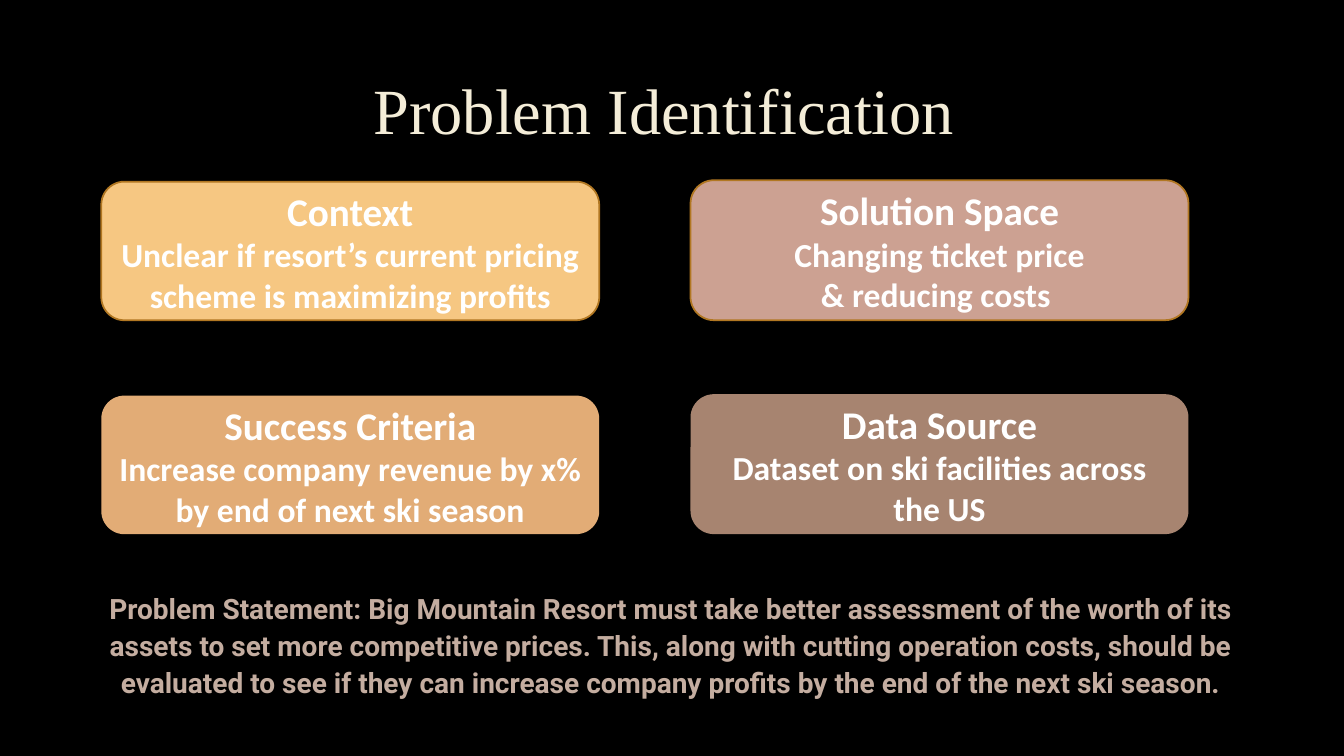
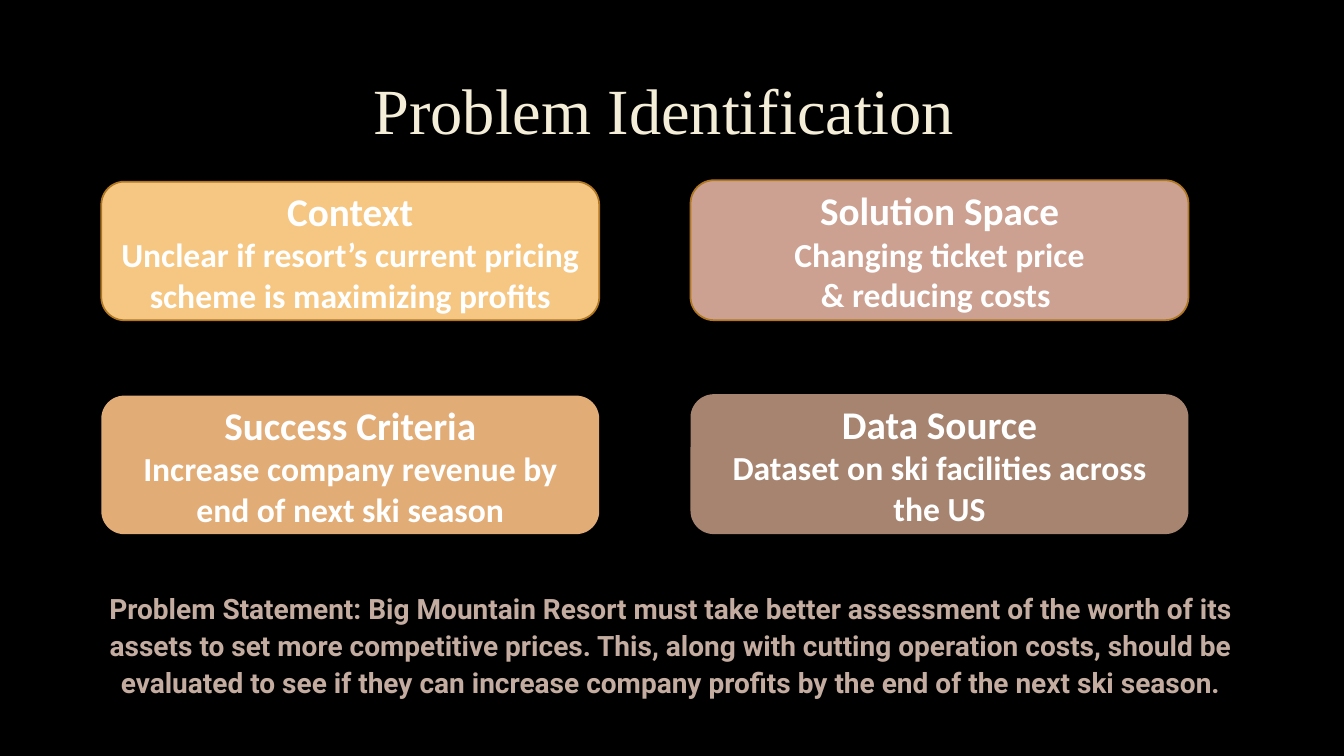
Before and after one commit to Aisling-C/DataScienceGuidedCapstone, a slide deck: slide 2 of Reports/Guided Capstone Presentation.pptx. Drawn at 1344x756 pixels with LibreOffice and Linux fonts; fonts in the diff are those of the drawing; background and template pictures are left out. Boxes give left, top, right and bottom in pixels: in the first picture for what was removed or moved away, otherwise in the second. Text is boxed around its words. In the diff, an @@ line names an element or a change of style, - is before the commit and + after.

```diff
--- a/Reports/Guided Capstone Presentation.pptx
+++ b/Reports/Guided Capstone Presentation.pptx
@@ text in rounded rectangle at box(143, 457, 557, 522): text changed @@
-Increase company revenue by x% by end of next ski season
+Increase company revenue by end of next ski season
```
Also in this commit, not shown: 2 other slides changed, 4 slides added, 1 slide removed, 1 other file.
